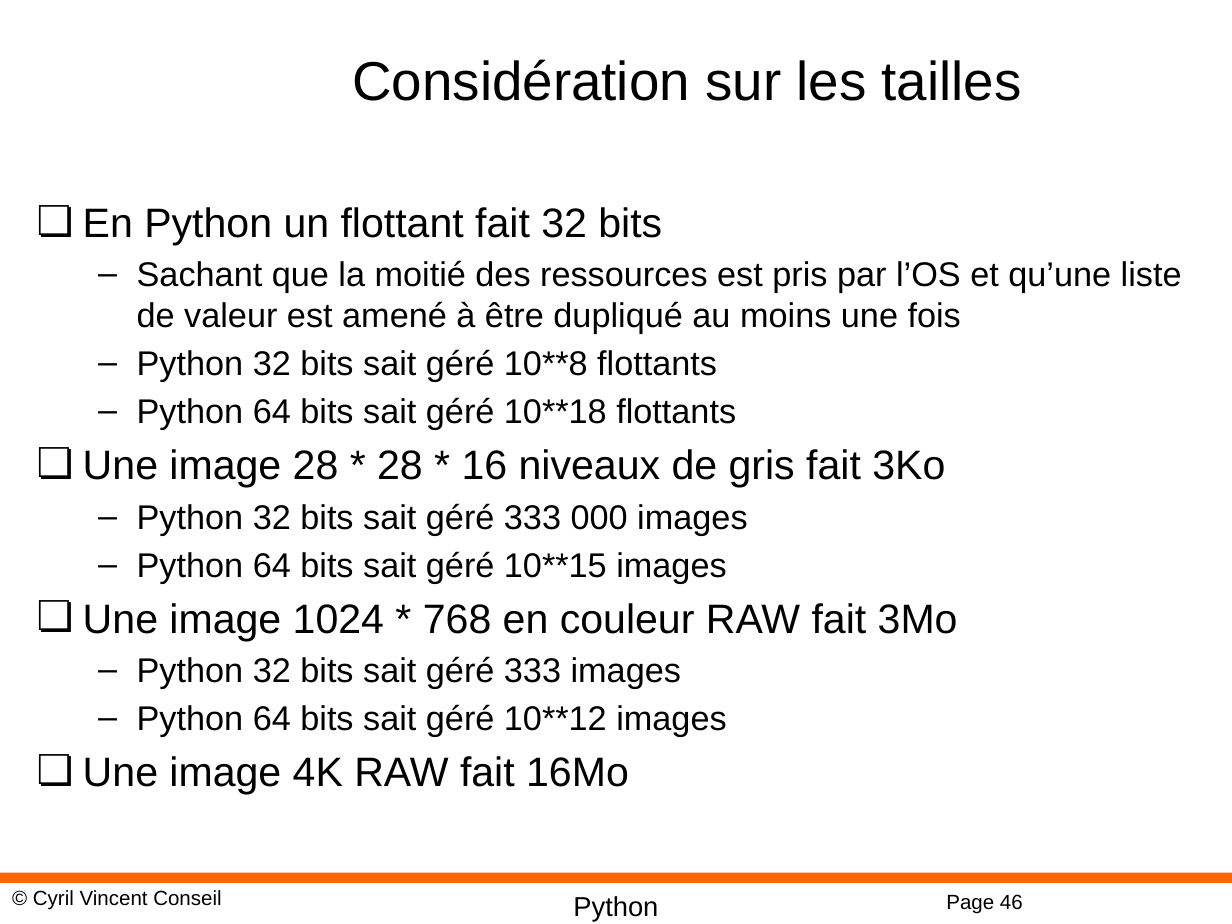
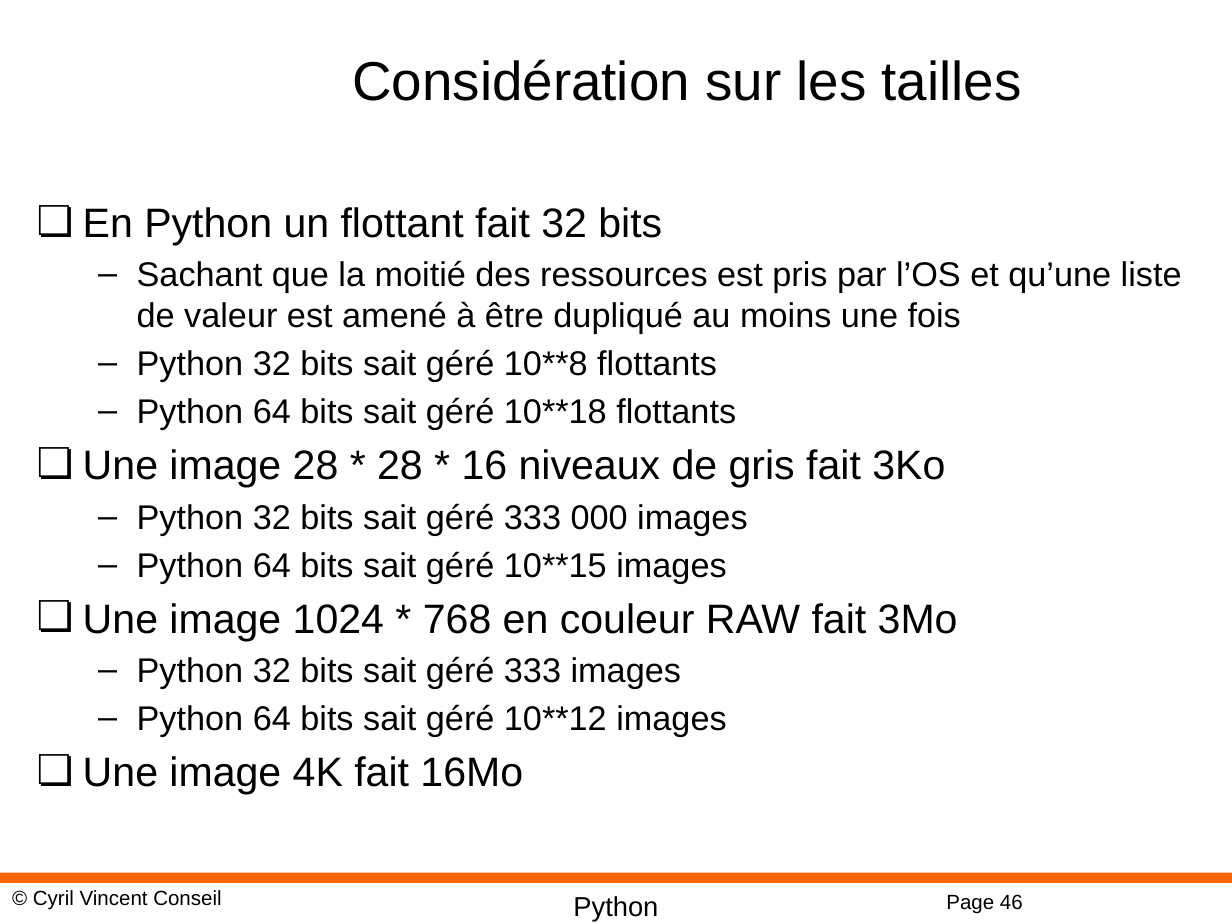
Before and after one commit to cyrilvincent/datascience, a slide deck: slide 46 of ppt/MachineLearning11-MachineLearning.pptx. Drawn at 1232x924 pixels with LibreOffice and Linux fonts; fonts in the diff are those of the drawing; background and template pictures are left out. Boxes give left, top, right and bottom in pixels: in the first picture for what was removed or moved away, otherwise in the second. Text is boxed around its words. In the diff, an @@ line names an element or a change of style, - is before the commit and + after.

```diff
--- a/ppt/MachineLearning11-MachineLearning.pptx
+++ b/ppt/MachineLearning11-MachineLearning.pptx
@@ text at bbox=[83, 756, 523, 794]: text changed @@
-❏ Une image 4K RAW fait 16Mo
+❏ Une image 4K fait 16Mo
```
Also in this commit, not shown: 5 other files.
